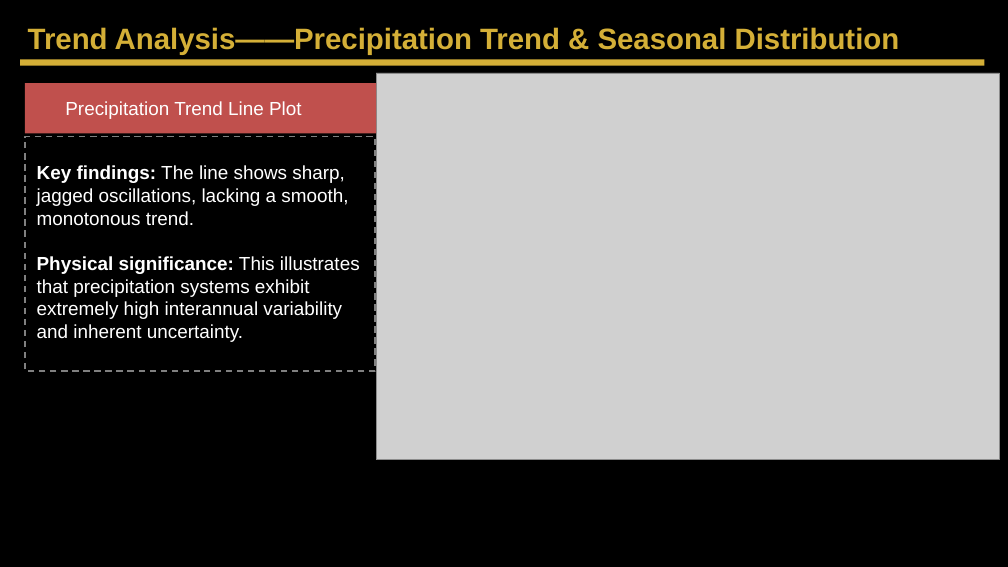
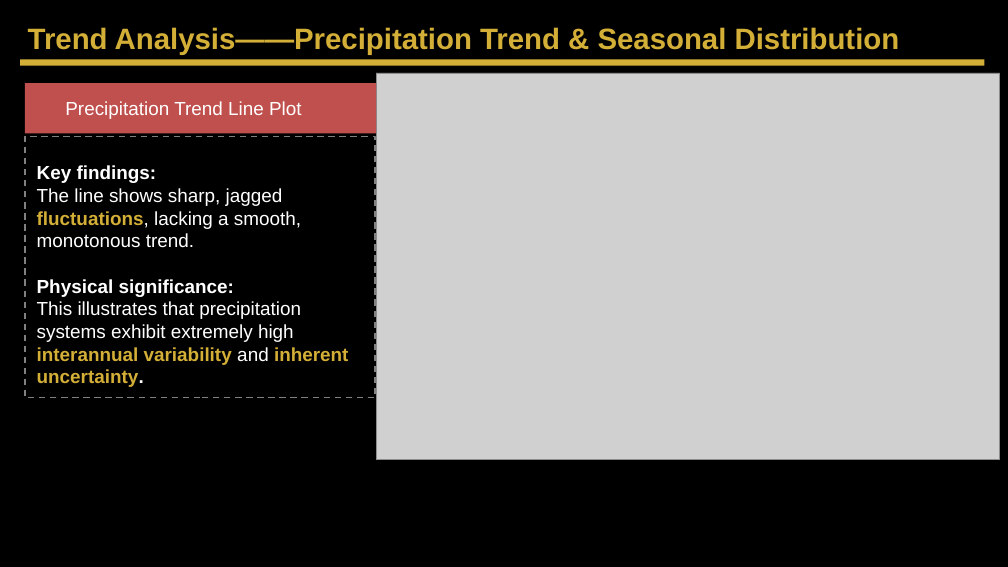
Before and after one commit to Ruiqi-Huang-7/EART60702-group-4-project-1, a slide deck: slide 5 of Project_1_final.pptx. Drawn at 1008x567 pixels with LibreOffice and Linux fonts; fonts in the diff are those of the drawing; grey boxes stand for pictures. Boxes give left, top, right and bottom in pixels: in the first picture for what was removed or moved away, otherwise in the second. Text is boxed around its words. In the diff, an @@ line names an element or a change of style, - is before the commit and + after.

```diff
--- a/Project_1_final.pptx
+++ b/Project_1_final.pptx
@@ rectangle: place and size @@
-rectangle at <box>25,137,375,371</box>
+rectangle at <box>25,137,375,398</box>
@@ text at <box>37,165,348,387</box>: text changed @@
-Key findings: The line shows sharp, jagged oscillations, lacking a smooth, monotonous trend.
-Physical significance: This illustrates that precipitation systems exhibit extremely high interannual variability and inherent uncertainty.
+Key findings:
+The line shows sharp, jagged fluctuations, lacking a smooth, monotonous trend.
+Physical significance:
+This illustrates that precipitation systems exhibit extremely high interannual variability and inherent uncertainty.
```
Also in this commit, not shown: 7 other slides changed, 2 other files.
